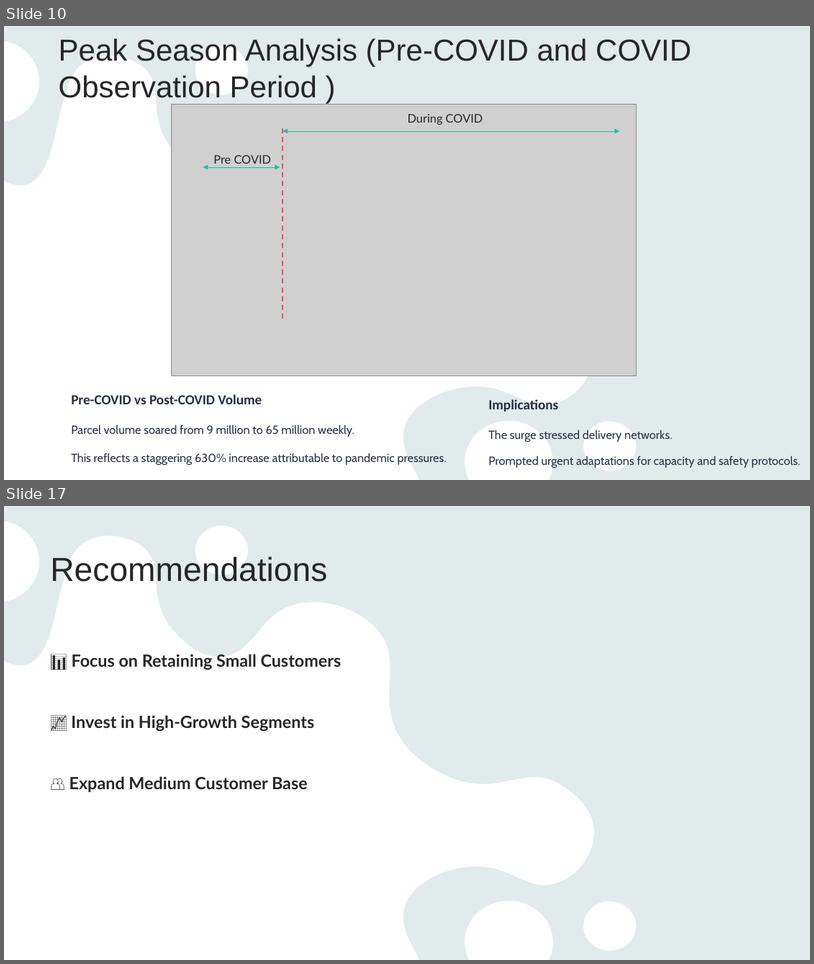
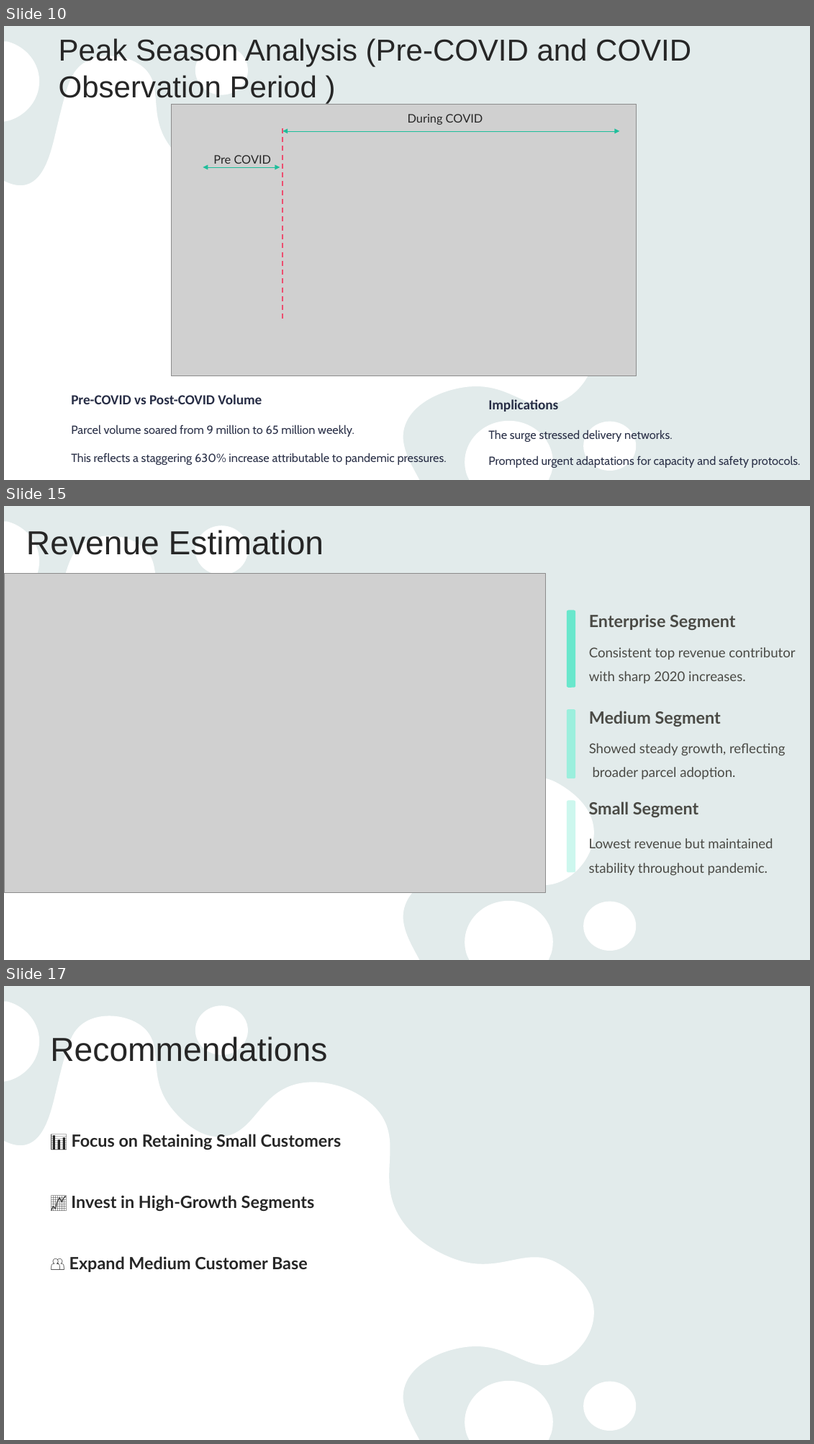
Before and after one commit to anhquanbui/finalprojectg7, a slide deck: Project.pptx. Shown one above the other, each under a label of ours: slides 10 and 17 before the commit, slides 10, 15 and 17 after it; the slides between them are not shown. The pictures are 814x964 and 814x1444 pixels, drawn with LibreOffice and Linux fonts; fonts in the diff are those of the drawing; grey boxes stand for pictures. Boxes give left, top, right and bottom in pixels: in the first picture for what was removed or moved away, otherwise in the second. Text is boxed around its words. In the diff, an @@ line names an element or a change of style, - is before the commit and + after.

```diff
--- a/Project.pptx
+++ b/Project.pptx
@@ slide 15 added at [4,506,810,960], background #E9F3F3; not listed: 2 template elements that a slide beside it also shows @@
@@ title added at [26,530,324,555], 39.6 pt, text #262626 @@
+Revenue Estimation
@@ picture added at [4,573,546,892] @@
@@ rounded rectangle added at [567,610,576,687], fill #69E7CC @@
@@ text added at [589,614,736,630], 20 pt, text #4A4A45, bold @@
+Enterprise Segment
@@ text added at [589,647,795,683], 16 pt, text #4A4A45 @@
+Consistent top revenue contributor
+with sharp 2020 increases.
@@ rounded rectangle added at [567,709,576,778], fill #9BEFDD @@
@@ text added at [589,710,721,726], 20 pt, text #4A4A45, bold @@
+Medium Segment
@@ text added at [589,743,785,779], 16 pt, text #4A4A45 @@
+Showed steady growth, reflecting
+broader parcel adoption.
@@ rounded rectangle added at [567,800,576,872], fill #CDF7EE @@
@@ text added at [589,801,699,817], 20 pt, text #4A4A45, bold @@
+Small Segment
@@ text added at [589,838,773,875], 16 pt, text #4A4A45 @@
+Lowest revenue but maintained
+stability throughout pandemic.
```
Also in this commit, not shown: 4 slides changed, 5 other slides added, 6 slides removed.
